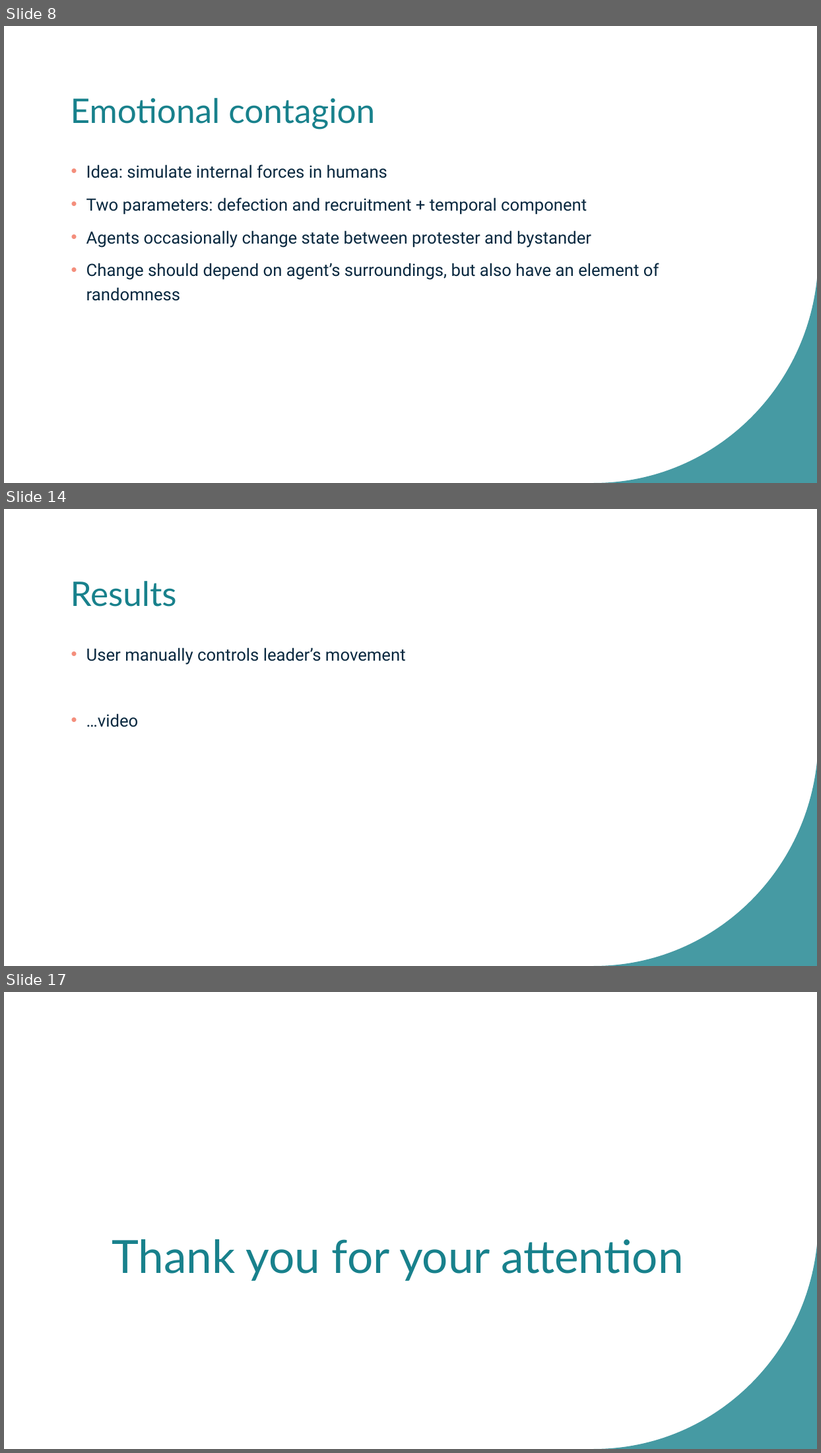
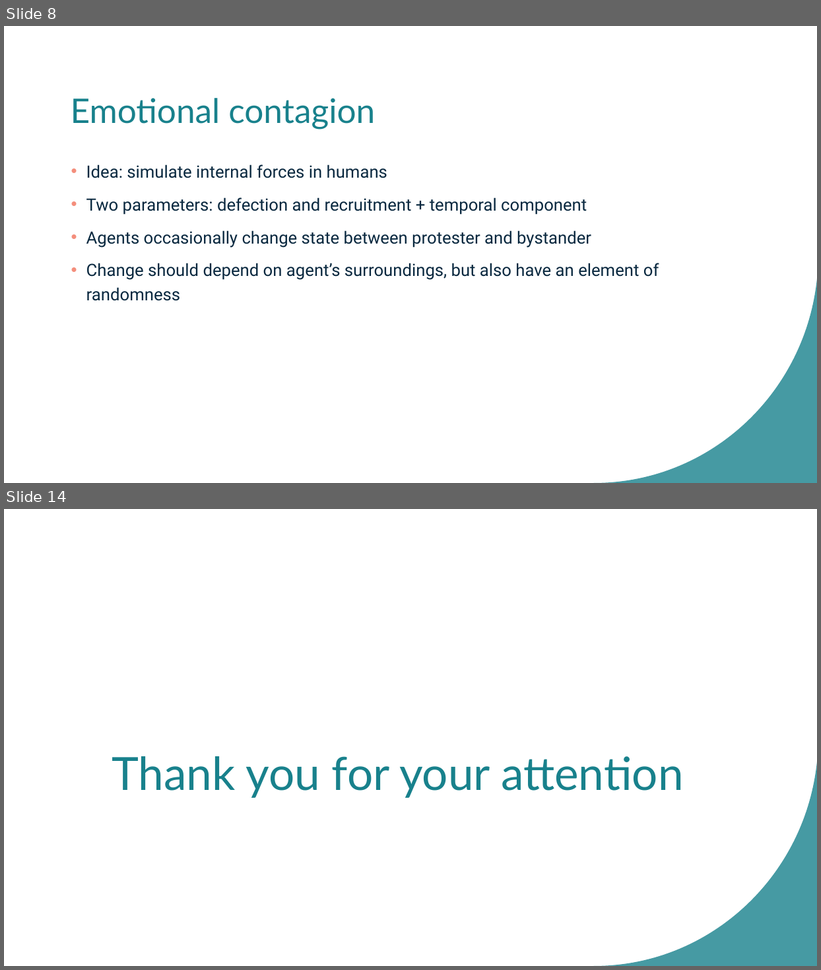
Before and after one commit to bajicluka01/CollectiveBehaviour-GroupA, a slide deck: GroupA-presentation.pptx. Shown one above the other, each under a label of ours: slides 8, 14 and 17 before the commit, slides 8 and 14 after it; the slides between them are not shown. The pictures are 821x1453 and 821x970 pixels, drawn with LibreOffice and Linux fonts; fonts in the diff are those of the drawing. Boxes give left, top, right and bottom in pixels: in the first picture for what was removed or moved away, otherwise in the second. Text is boxed around its words. In the diff, an @@ line names an element or a change of style, - is before the commit and + after.

```diff
--- a/GroupA-presentation.pptx
+++ b/GroupA-presentation.pptx
@@ slide 14 removed at (x1=4, y1=509, x2=817, y2=966), background #FFFFFF; not listed: 1 template element that a slide beside it also shows @@
@@ title removed at (x1=71, y1=581, x2=177, y2=607) @@
-Results
@@ text removed at (x1=86, y1=648, x2=406, y2=727) @@
-• User manually controls leader’s movement
-• …video
@@ what was slide 17 is now slide 14 @@
```
Also in this commit, not shown: 7 slides changed, 2 other slides removed, 6 other files.
